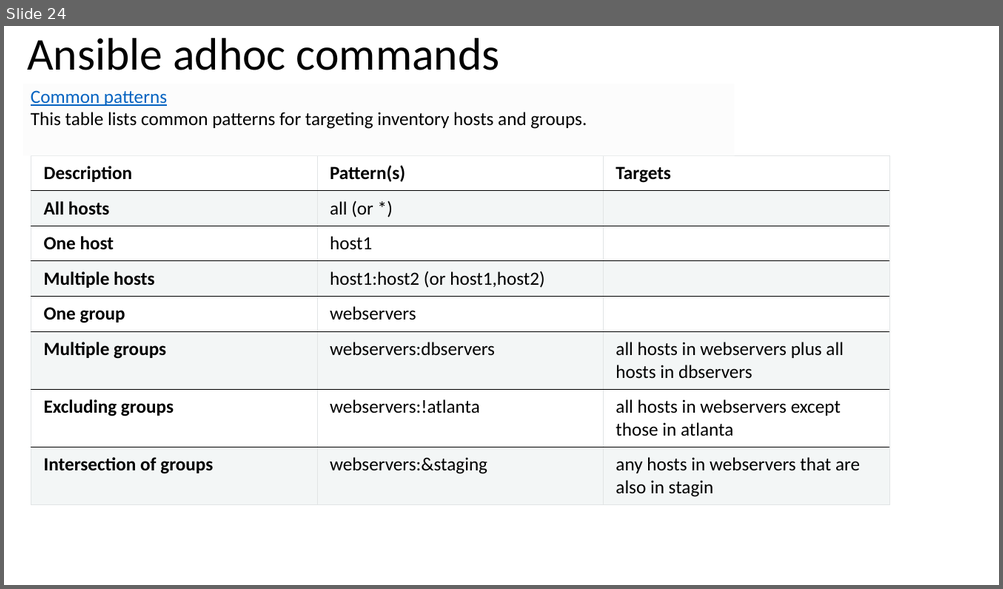
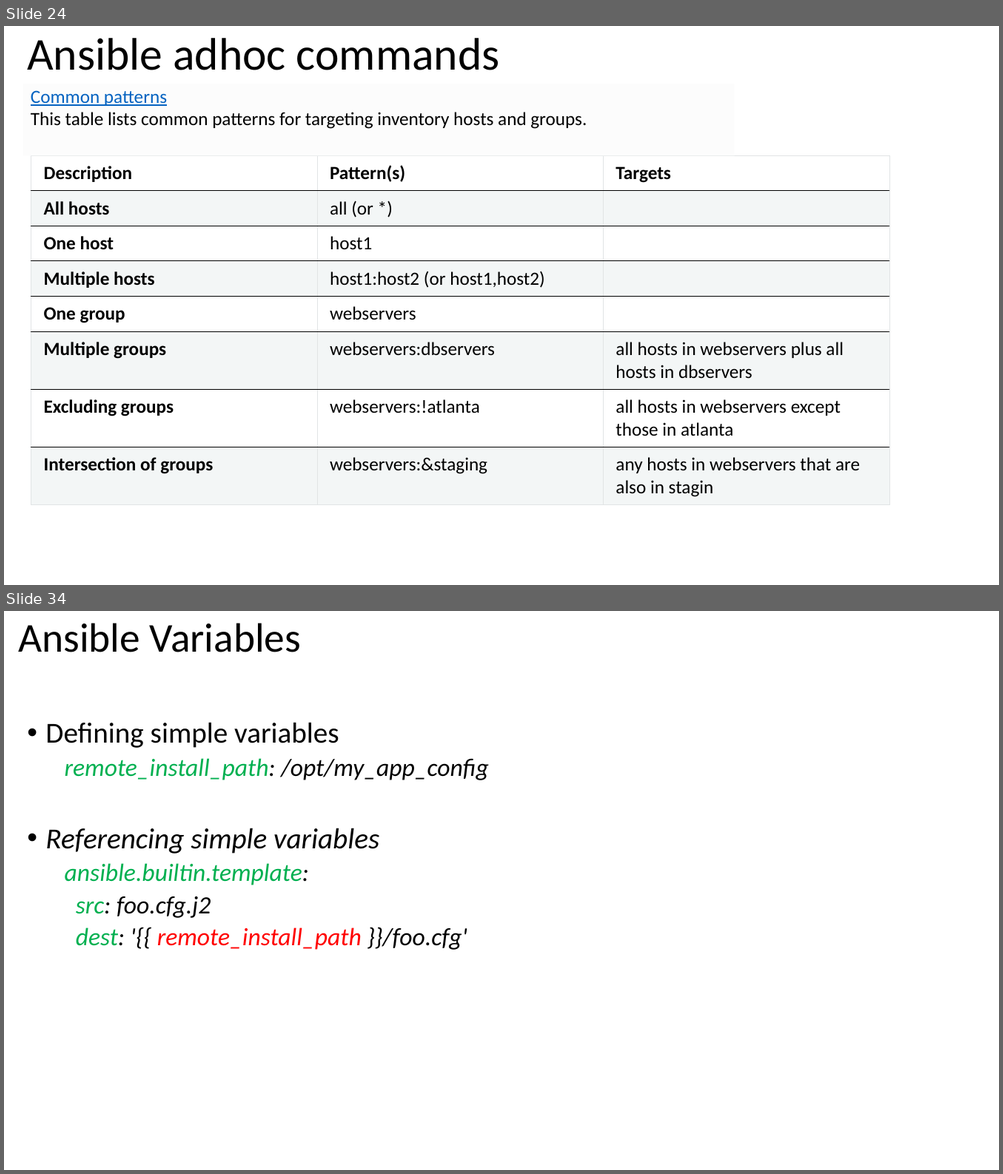
Before and after one commit to afrinafi/ansibletraining, a slide deck: Ansible.pptx. Shown one above the other, each under a label of ours: slide 24 before the commit, slides 24 and 34 after it; the slides between them are not shown. The pictures are 1003x589 and 1003x1174 pixels, drawn with LibreOffice and Linux fonts; fonts in the diff are those of the drawing. Boxes give left, top, right and bottom in pixels: in the first picture for what was removed or moved away, otherwise in the second. Text is boxed around its words. In the diff, an @@ line names an element or a change of style, - is before the commit and + after.

Commit message:
latest ansible file

```diff
--- a/Ansible.pptx
+++ b/Ansible.pptx
@@ slide 34 added at bbox=[4, 611, 999, 1170], background #FFFFFF @@
@@ title added at bbox=[18, 623, 301, 652], 39.6 pt, text #000000 @@
+Ansible Variables
@@ text added at bbox=[45, 722, 489, 950], 24 pt, text #000000, italic @@
+• Defining simple variables
+  remote_install_path: /opt/my_app_config
+• Referencing simple variables
+  ansible.builtin.template:
+  src: foo.cfg.j2
+  dest: '{{ remote_install_path }}/foo.cfg'
```
Also in this commit, not shown: 1 slide changed, 21 other slides added.
